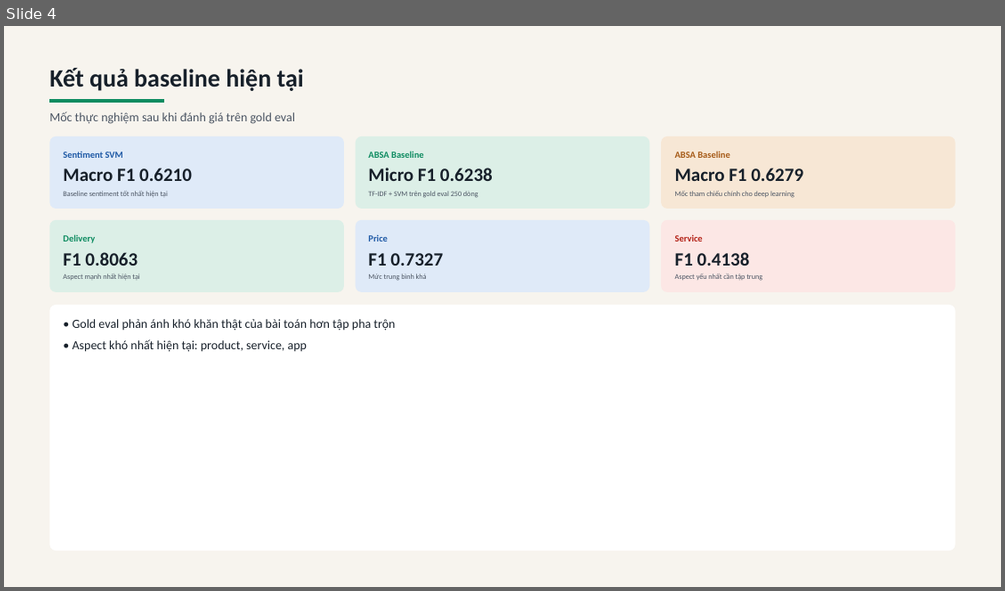
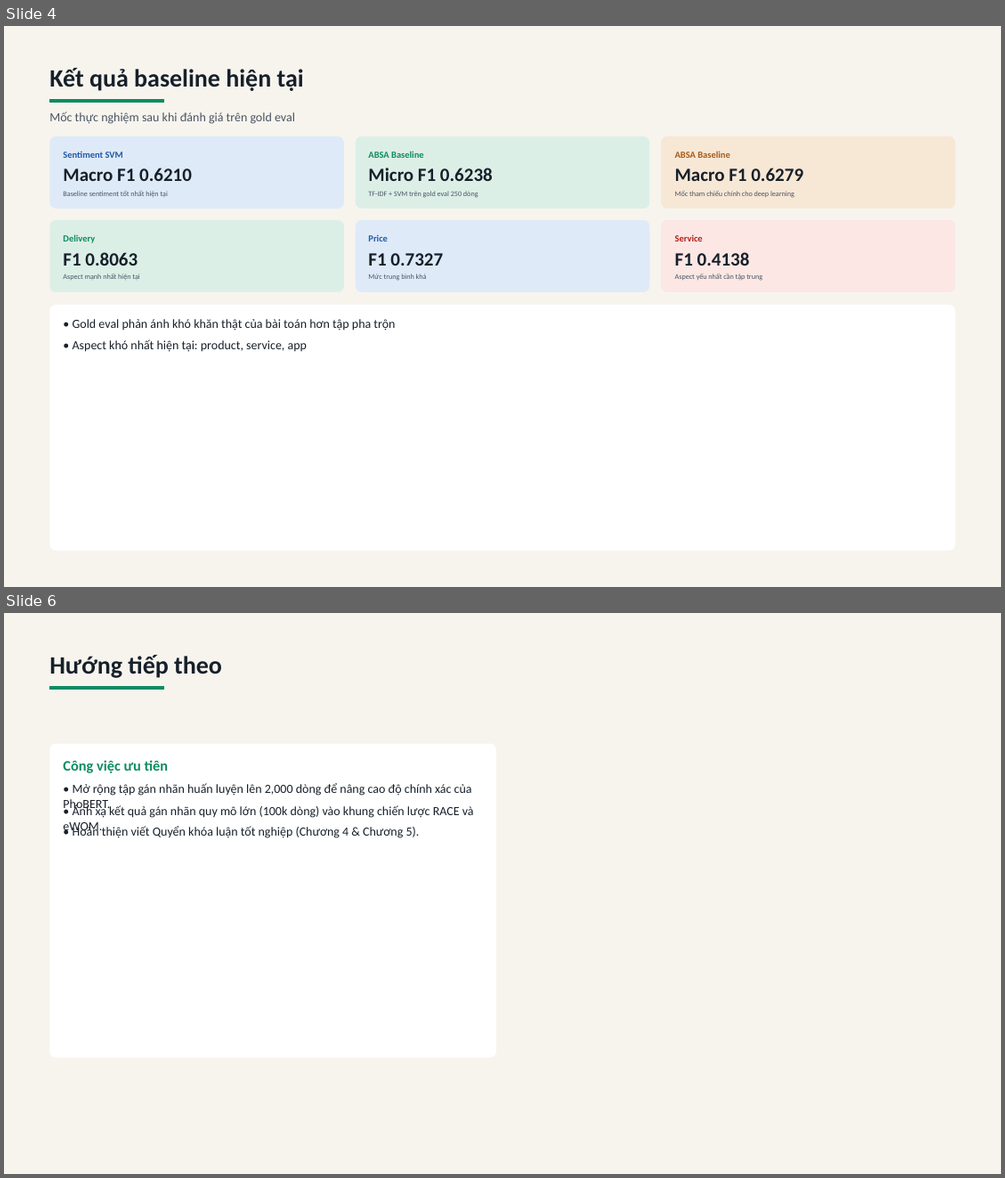
Before and after one commit to PhukDev/kltn-vietnamese-ecommerce-absa, a slide deck: BAO_CAO_TIEN_DO_KLTN.pptx. Shown one above the other, each under a label of ours: slide 4 before the commit, slides 4 and 6 after it; the slides between them are not shown. The pictures are 1005x591 and 1005x1178 pixels, drawn with LibreOffice and Linux fonts; fonts in the diff are those of the drawing. Boxes give left, top, right and bottom in pixels: in the first picture for what was removed or moved away, otherwise in the second. Text is boxed around its words. In the diff, an @@ line names an element or a change of style, - is before the commit and + after.

Commit message:
docs: programmatically update PowerPoint slide text with actual GPU training metrics and live dashboard integration details

```diff
--- a/BAO_CAO_TIEN_DO_KLTN.pptx
+++ b/BAO_CAO_TIEN_DO_KLTN.pptx
@@ slide 6 added at (x1=4, y1=613, x2=1001, y2=1174), background #F7F4EE @@
@@ text added at (x1=49, y1=655, x2=222, y2=678), 36 pt, text #17202A, bold @@
+Hướng tiếp theo
@@ rectangle added at (x1=50, y1=687, x2=164, y2=689), fill #0E8C61, outline #0E8C61 0 pt @@
@@ rounded rectangle added at (x1=50, y1=744, x2=496, y2=1058), fill #FFFFFF @@
@@ text added at (x1=63, y1=760, x2=169, y2=773), 21 pt, text #0E8C61, bold @@
+Công việc ưu tiên
@@ text added at (x1=73, y1=783, x2=472, y2=795), 18 pt, text #17202A @@
+• Mở rộng tập gán nhãn huấn luyện lên 2,000 dòng để nâng cao độ chính xác của PhoBERT.
@@ text added at (x1=73, y1=804, x2=474, y2=818), 18 pt, text #17202A @@
+• Ánh xạ kết quả gán nhãn quy mô lớn (100k dòng) vào khung chiến lược RACE và eWOM.
@@ text added at (x1=73, y1=825, x2=420, y2=838), 18 pt, text #17202A @@
+• Hoàn thiện viết Quyển khóa luận tốt nghiệp (Chương 4 & Chương 5).
```
Also in this commit, not shown: 3 slides changed, 1 slide removed, 1 other file.
